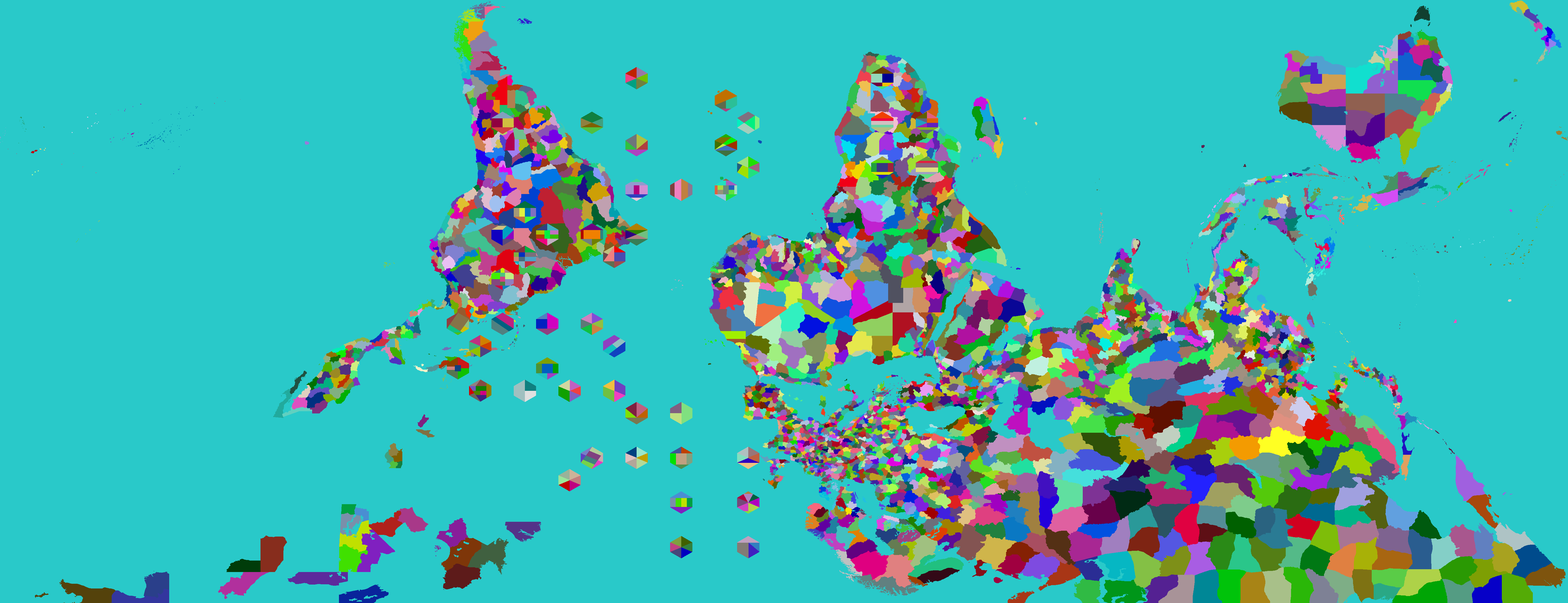
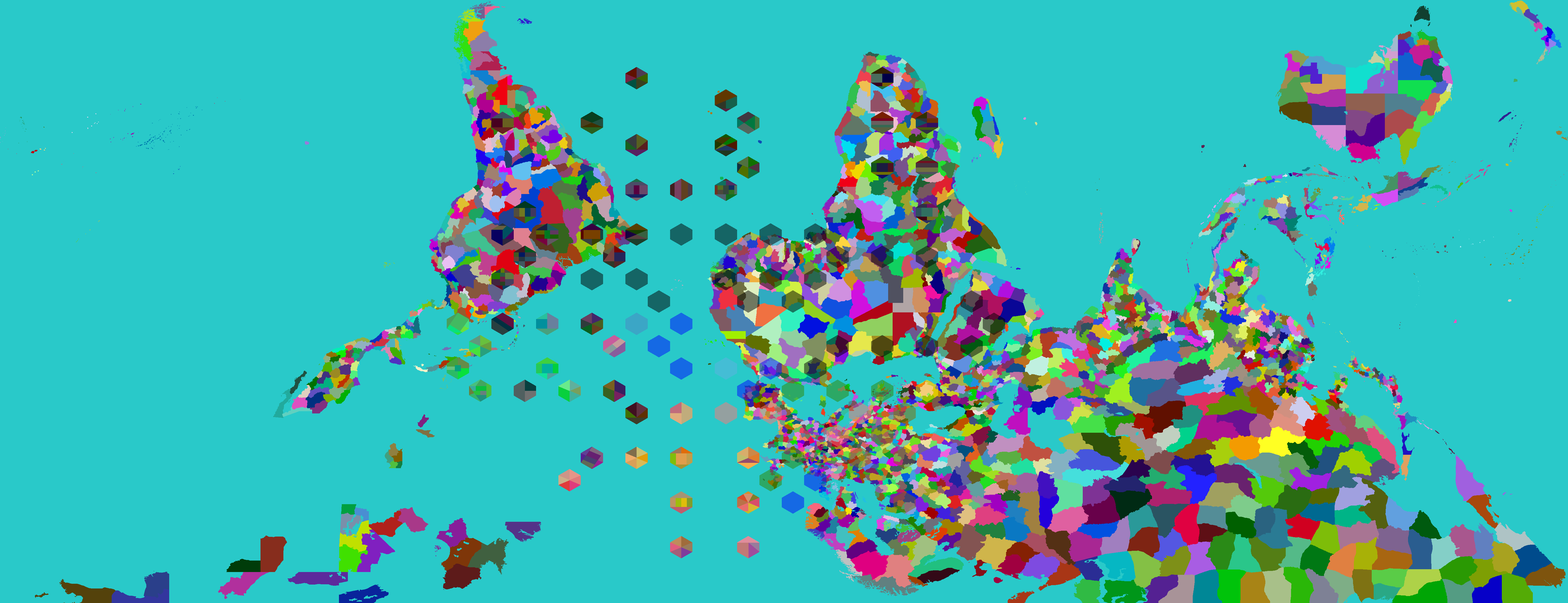
Comparing the layer stacks of the two 1568x603 images. Changes:
showed "Test" over (446, 67, 1006, 559)
painted on "Provinces" over (915, 201, 939, 258)
